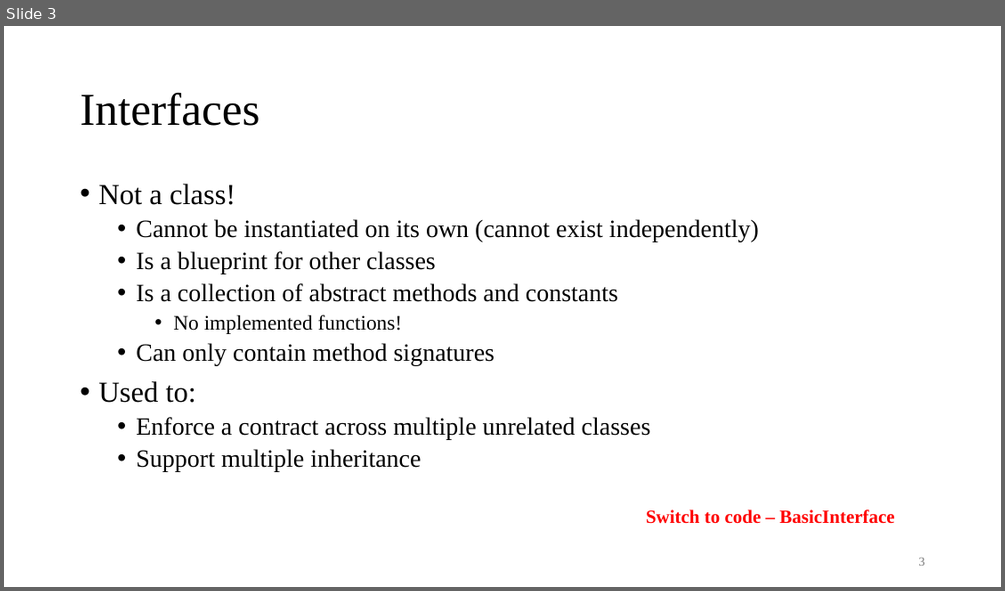
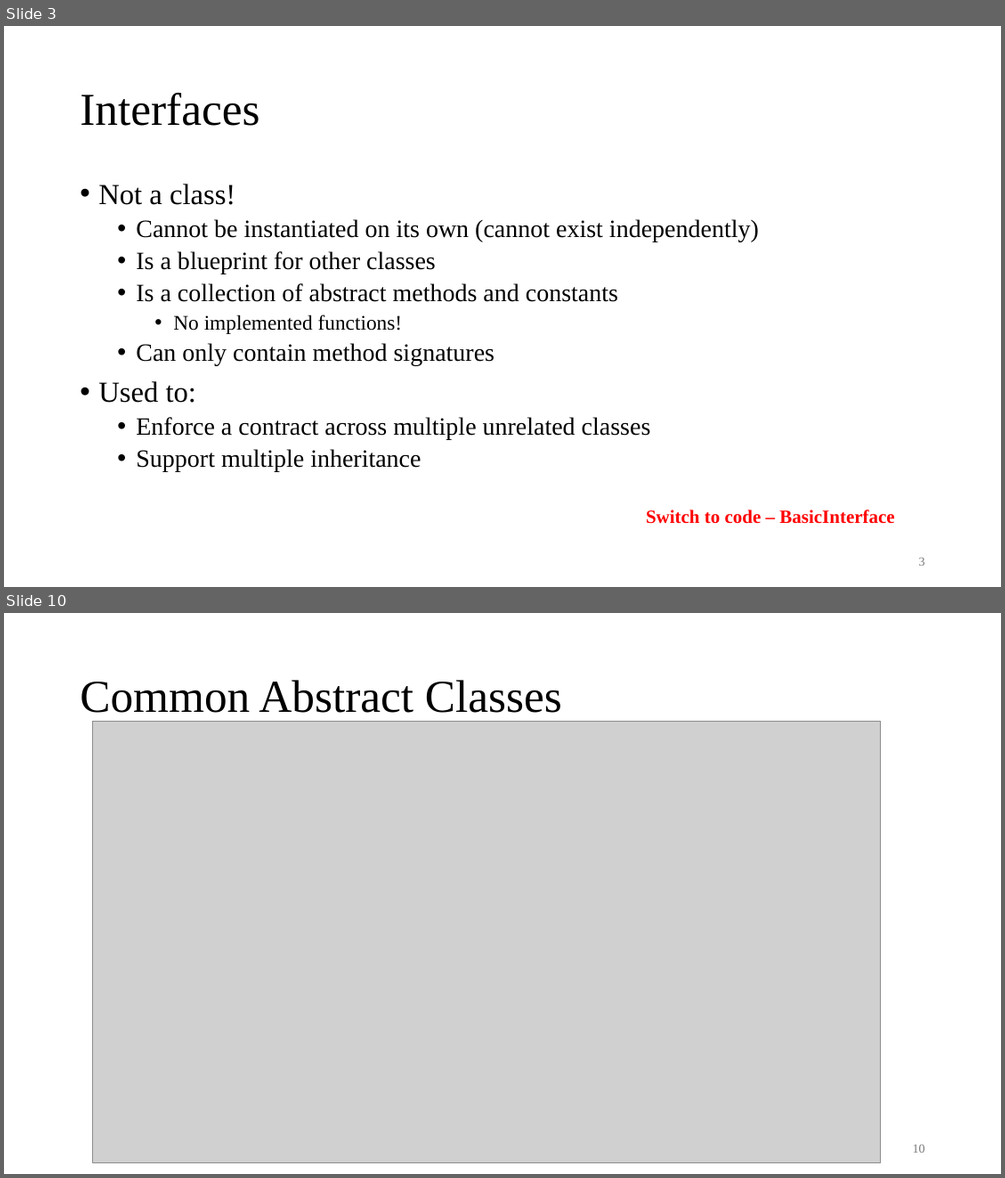
Before and after one commit to AughdonBreslin/CS501IntroToJava, a slide deck: Lectures/12_Abstract_Classes_&_Interfaces.pptx. Shown one above the other, each under a label of ours: slide 3 before the commit, slides 3 and 10 after it; the slides between them are not shown. The pictures are 1005x591 and 1005x1178 pixels, drawn with LibreOffice and Linux fonts; fonts in the diff are those of the drawing; grey boxes stand for pictures. Boxes give left, top, right and bottom in pixels: in the first picture for what was removed or moved away, otherwise in the second. Text is boxed around its words. In the diff, an @@ line names an element or a change of style, - is before the commit and + after.

```diff
--- a/Lectures/12_Abstract_Classes_&_Interfaces.pptx
+++ b/Lectures/12_Abstract_Classes_&_Interfaces.pptx
@@ slide 10 added at bbox=[4, 613, 1001, 1174], background #FFFFFF @@
@@ title added at bbox=[80, 680, 562, 713], 44 pt, text #000000 @@
+Common Abstract Classes
@@ picture added at bbox=[93, 721, 882, 1163] @@
@@ page number added at bbox=[913, 1144, 925, 1152], 12 pt, text #797979 @@
+10
```
Also in this commit, not shown: 23 other slides added, 23 other files.
